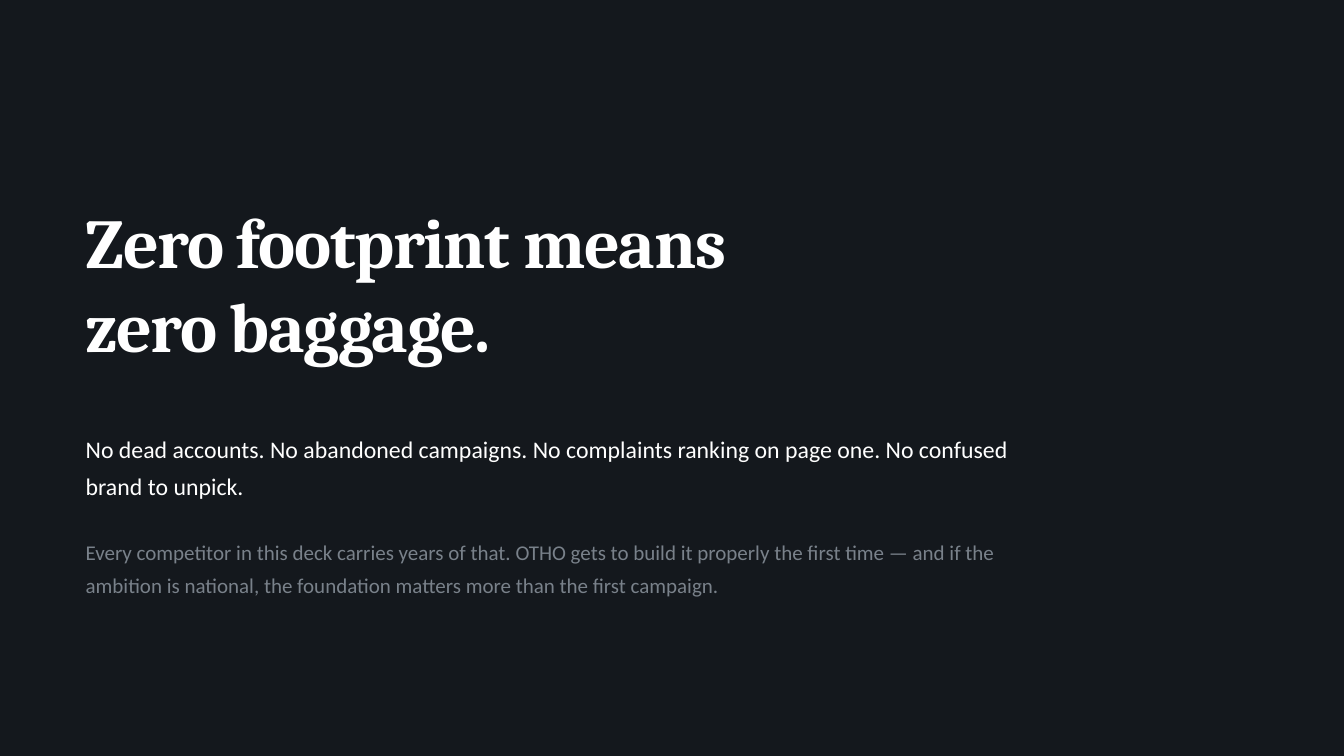
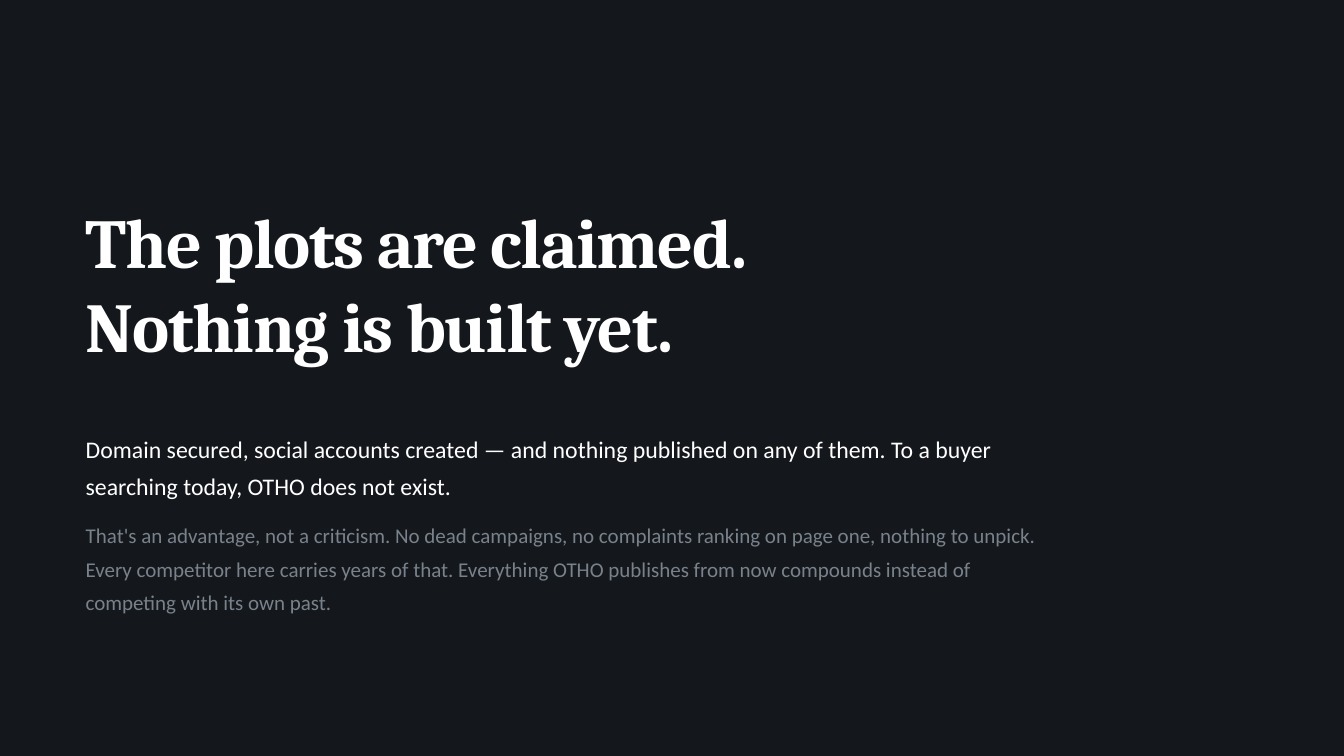
Before and after one commit to productionx-in/OTHO-REALTY, a slide deck: slide 4 of deck/Building_OTHO_ProductionX.pptx. Drawn at 1344x756 pixels with LibreOffice and Linux fonts; fonts in the diff are those of the drawing. Boxes give left, top, right and bottom in pixels: in the first picture for what was removed or moved away, otherwise in the second. Text is boxed around its words. In the diff, an @@ line names an element or a change of style, - is before the commit and + after.

```diff
--- a/deck/Building_OTHO_ProductionX.pptx
+++ b/deck/Building_OTHO_ProductionX.pptx
@@ text at <box>86,219,747,367</box>: text changed @@
-Zero footprint means
-zero baggage.
+The plots are claimed.
+Nothing is built yet.
@@ text at <box>86,441,991,499</box>: text changed @@
-No dead accounts. No abandoned campaigns. No complaints ranking on page one. No confused brand to unpick.
+Domain secured, social accounts created — and nothing published on any of them. To a buyer searching today, OTHO does not exist.
@@ text at <box>86,528,1035,614</box>: text changed @@
-Every competitor in this deck carries years of that. OTHO gets to build it properly the first time — and if the ambition is national, the foundation matters more than the first campaign.
+That's an advantage, not a criticism. No dead campaigns, no complaints ranking on page one, nothing to unpick. Every competitor here carries years of that. Everything OTHO publishes from now compounds instead of competing with its own past.
```
Also in this commit, not shown: 2 other slides changed, 3 slides added, 3 other files.
